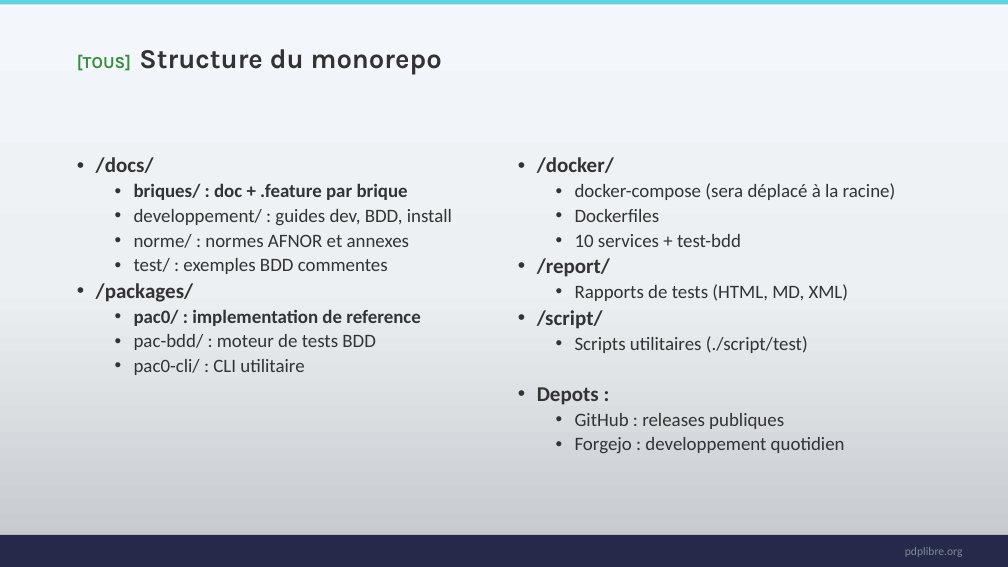
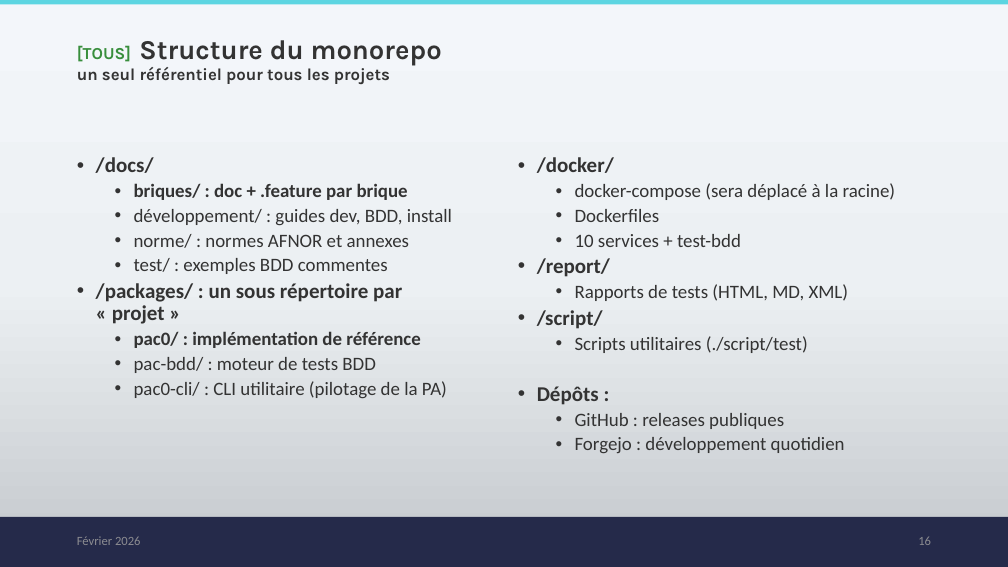
Before and after one commit to PDP-Libre/PA_Communautaire, a slide deck: slide 16 of docs/00_onboarding/onboarding.pptx (slide 15 before the commit). Drawn at 1008x567 pixels with LibreOffice and Linux fonts; fonts in the diff are those of the drawing; background and template pictures are left out. Boxes give left, top, right and bottom in pixels: in the first picture for what was removed or moved away, otherwise in the second. Text is boxed around its words. In the diff, an @@ line names an element or a change of style, - is before the commit and + after.

```diff
--- a/docs/00_onboarding/onboarding.pptx
+++ b/docs/00_onboarding/onboarding.pptx
@@ title at [77,40,442,84]: text changed; size 26 to 16 pt @@
-[TOUS] Structure du monorepo
+[TOUS] Structure du monorepo
+un seul référentiel pour tous les projets
@@ text at [134,209,452,226]: text changed @@
-  • developpement/ : guides dev, BDD, install
+  • développement/ : guides dev, BDD, install
@@ text at [96,283,421,348]: text changed; size 18 to 20 pt @@
-• /packages/
-  • pac0/ : implementation de reference
+• /packages/ : un sous répertoire par « projet »
+  • pac0/ : implémentation de référence
@@ text at [134,381,447,398]: text changed @@
-  • pac0-cli/ : CLI utilitaire
+  • pac0-cli/ : CLI utilitaire (pilotage de la PA)
@@ text at [537,386,599,405]: text changed @@
-• Depots :
+• Dépôts :
@@ text at [575,437,845,453]: text changed @@
-  • Forgejo : developpement quotidien
+  • Forgejo : développement quotidien
@@ rectangle: place and size @@
-rectangle at [0,535,1008,567]
+rectangle at [0,517,1008,567]
@@ text added at [77,536,141,545], 12 pt, text #8D8D92 @@
+Février 2026
@@ page number added at [918,536,931,545], 12 pt, text #8D8D92 @@
+16
@@ text removed at [905,547,963,557] @@
-pdplibre.org
```
Also in this commit, not shown: 40 other slides changed, 1 slide added.
